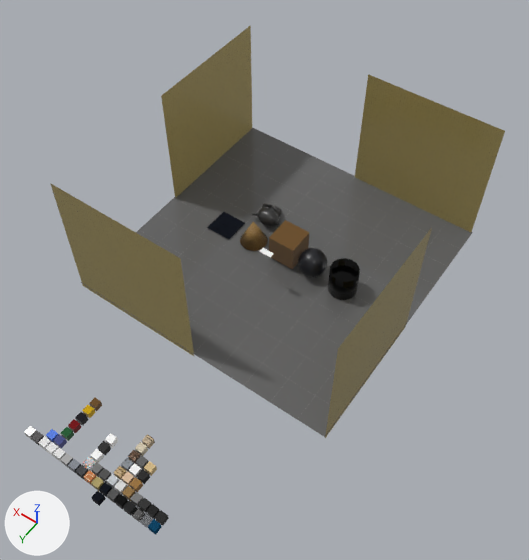
The Blender file 3d_models/materials.blend as it was, and as the next commit left it.
Rendered twice from a camera (50 mm lens) standing at (-18.4, 28.0, 40.0) and looking at (-2.0, 5.0, 3.9). Lighting does not change. The marker at lower left points along +X, +Y and +Z.

Before the edit, the objects in view are built like this:
```python
me_plane_001 = bpy.data.meshes.new('Plane.001')
me_plane_001.from_pydata(...)  # 4 vertices, 1 face; spans x -10.0..10.0, y -10.0..10.0, z -0.1
me_plane_001.materials.append(mat_tiles_gray_bright)
me_plane_002 = bpy.data.meshes.new('Plane.002')
me_plane_002.from_pydata(...)  # 4 vertices, 1 face; spans x -10.0..10.0, y -10.0..10.0, z -0.1
me_plane_002.materials.append(mat_tiles_wood)
me_plane_003 = bpy.data.meshes.new('Plane.003')
me_plane_003.from_pydata(...)  # 4 vertices, 1 face; spans x -10.0..10.0, y -10.0..10.0, z -0.1
me_plane_003.materials.append(mat_tiles_wood)
ob_plane_001 = bpy.data.objects.new('Plane.001', me_plane_001)
ob_plane_001.location = (0.0, 0.0, 0.0)
ob_plane_002 = bpy.data.objects.new('Plane.002', me_plane_002)
ob_plane_002.location = (-4.96, -9.92, 4.5)
ob_plane_002.rotation_euler = (1.571, 0.0, 0.0)  # degrees (90, 0, 0)
ob_plane_002.scale = (0.496, 0.496, 0.496)
ob_plane_005 = bpy.data.objects.new('Plane.005', me_plane_003)
ob_plane_005.location = (-9.92, 4.96, 4.5)
ob_plane_005.rotation_euler = (1.571, 0.0, 1.571)  # degrees (90, 0, 90)
ob_plane_005.scale = (0.496, 0.496, 0.496)
# also in view: 'Cube' at (-0.3, -0.3, 1.2); 'Plane.003' at (5.0, 10.0, 4.5); 'Cylinder' at (-5.0, 0.0, 1.0); 'Sphere' at (-2.5, 0.0, 1.0); 'Plane.004' at (9.9, -5.0, 4.5)
```
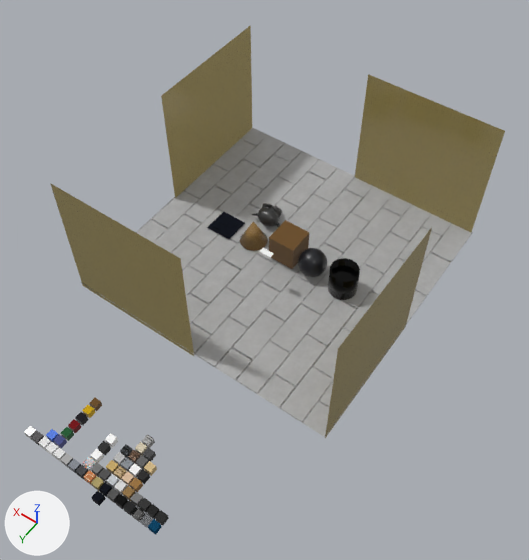
Where the change shows, as pixel boxes [x1, y1, x2, y2] in the pictures (529 x 560 px):
'Plane.001', recoloured
    both: [101, 127, 473, 437]
'Cube.050', added
    after: [143, 447, 156, 462]
'Cube.053', added
    after: [106, 460, 119, 475]
'Cube.052', added
    after: [113, 452, 126, 466]
'Cube.051', added
    after: [120, 444, 133, 458]

The change, as a diff of the scene's bpy script:
```diff
--- a/3d_models/materials.blend.py
+++ b/3d_models/materials.blend.py
@@ mat_tiles_gray_opaque @@
+mat_tiles_gray_opaque = bpy.data.materials.new('tiles_gray_opaque')
+# nodes: BsdfPrincipled, Bump, Mapping, Mix, OutputMaterial, TexBrick, TexCoord, TexNoise, ValToRGB
+# colours: grey #909090, grey #b4b4b4, dark grey #6a6a6a, black #000000, white #eaeef2, dark grey #666666, light grey #d6d6d6, black #222222
@@ mat_tiles_wood_dark1 @@
+mat_tiles_wood_dark1 = bpy.data.materials.new('tiles_wood_dark1')
+# nodes: BsdfPrincipled, CombineXYZ, Mapping, Math, Mix, OutputMaterial, SeparateXYZ, TexBrick, TexCoord, TexWave, TexWhiteNoise, ValToRGB, Value
+# colours: black #313131, black #000000, light grey #d2d2d2, yellow #bea35f, orange #d3ae67
@@ mat_tiles_gray_semiopaque @@
+mat_tiles_gray_semiopaque = bpy.data.materials.new('tiles_gray_semiopaque')
+# nodes: BsdfPrincipled, Mapping, OutputMaterial, TexBrick, TexCoord
+# colours: grey #bbbbbb, grey #868686
@@ mat_tiles_gray_small_rought @@
+mat_tiles_gray_small_rought = bpy.data.materials.new('tiles_gray_small_rought')
+# nodes: BsdfPrincipled, Bump, Mapping, Mix, OutputMaterial, TexBrick, TexCoord, TexNoise, ValToRGB
+# colours: grey #bab5a2, grey #706065, grey #a5a5a5, black #000000, light grey #bfc3c6, grey #737277, light grey #bbc9d6, black #222222
@@ mat_tiles_gray_rugth @@
+mat_tiles_gray_rugth = bpy.data.materials.new('tiles_gray_rugth')
+# nodes: BsdfPrincipled, Bump, Mapping, Mix, OutputMaterial, TexBrick, TexCoord, TexNoise, ValToRGB
+# colours: light grey #dcdcdc, light grey #d9d9d9, grey #a5a5a5, black #282828, dark grey #6c6c6c, black #2e2f33, grey #717171, grey #707070
@@ me_plane_001 @@
 me_plane_001.from_pydata(...)  # 4 vertices, 1 face; spans x -10.0..10.0, y -10.0..10.0, z -0.1
-me_plane_001.materials.append(mat_tiles_gray_bright)
+me_plane_001.materials.append(mat_tiles_gray_opaque)
@@ me_cube_053 @@
+me_cube_053.from_pydata(...)  # a box spanning x -0.25..0.25, y 19.75..20.25, z 0.0..0.5
+me_cube_053.materials.append(mat_tiles_wood_dark1)
@@ me_cube_052 @@
+me_cube_052.from_pydata(...)  # a box spanning x -0.25..0.25, y 19.75..20.25, z 0.0..0.5
+me_cube_052.materials.append(mat_tiles_gray_semiopaque)
@@ me_cube_048 @@
+me_cube_048.from_pydata(...)  # a box spanning x -0.25..0.25, y 19.75..20.25, z 0.0..0.5
+me_cube_048.materials.append(mat_tiles_gray_small_rought)
@@ me_cube_051 @@
+me_cube_051.from_pydata(...)  # a box spanning x -0.25..0.25, y 19.75..20.25, z 0.0..0.5
+me_cube_051.materials.append(mat_tiles_gray_rugth)
@@ ob_cube_053 @@
+ob_cube_053 = bpy.data.objects.new('Cube.053', me_cube_053)
+ob_cube_053.location = (-1.2, -1.2, 0.0)
@@ ob_cube_052 @@
+ob_cube_052 = bpy.data.objects.new('Cube.052', me_cube_052)
+ob_cube_052.location = (-1.2, -1.8, 0.0)
@@ ob_cube_051 @@
+ob_cube_051 = bpy.data.objects.new('Cube.051', me_cube_048)
+ob_cube_051.location = (-1.2, -2.4, 0.0)
@@ ob_cube_050 @@
+ob_cube_050 = bpy.data.objects.new('Cube.050', me_cube_051)
+ob_cube_050.location = (-2.4, -3.0, 0.0)
```
